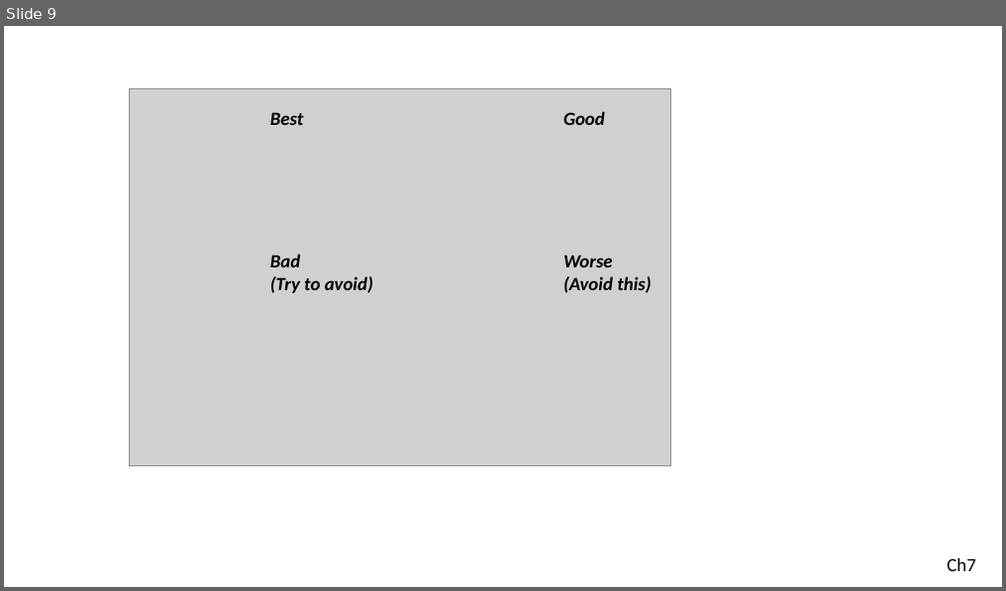
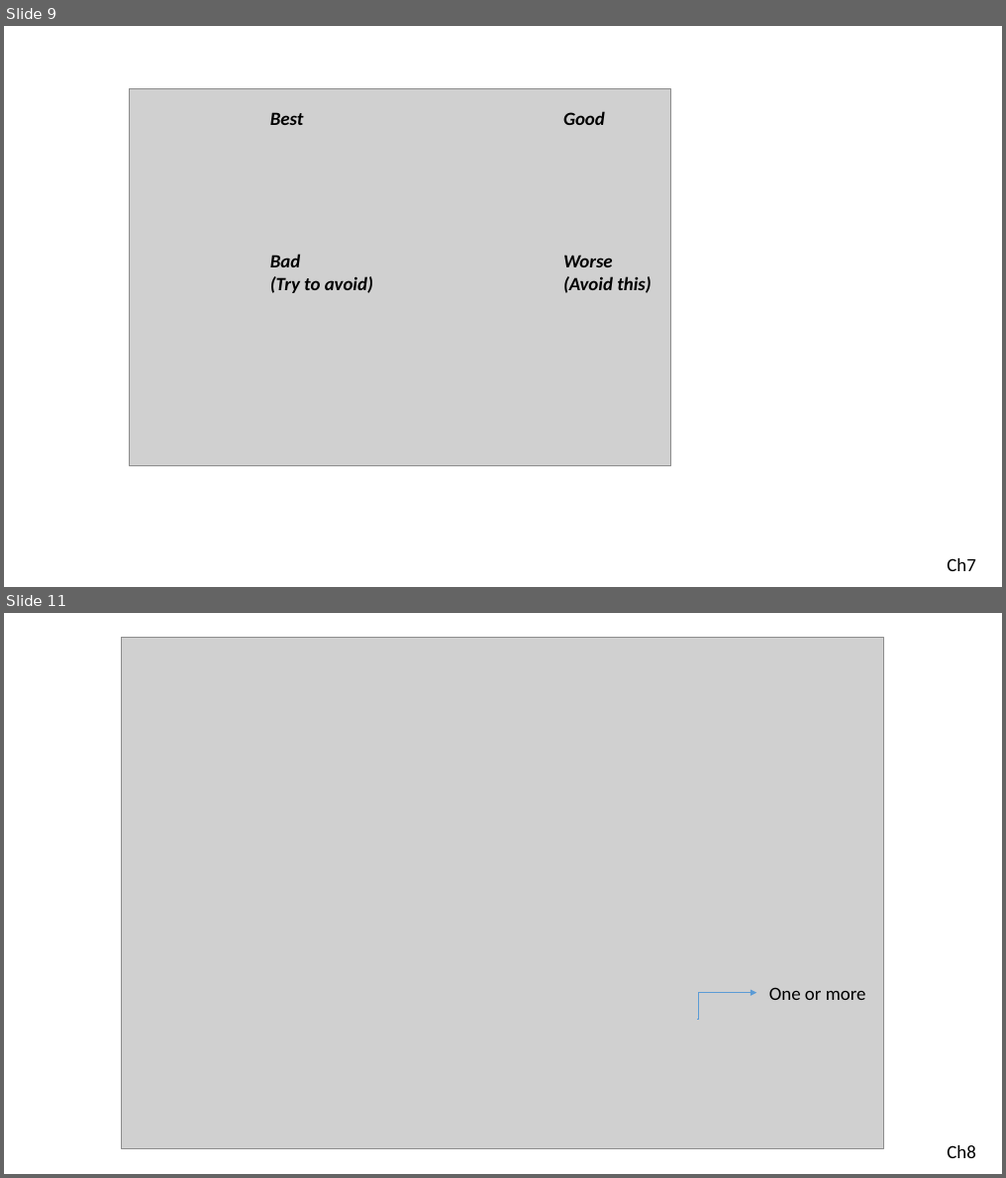
Before and after one commit to serodriguez68/poodr-notes, a slide deck: images_editables/poodr_image_editables.pptx. Shown one above the other, each under a label of ours: slide 9 before the commit, slides 9 and 11 after it; the slides between them are not shown. The pictures are 1006x591 and 1006x1178 pixels, drawn with LibreOffice and Linux fonts; fonts in the diff are those of the drawing; grey boxes stand for pictures. Boxes give left, top, right and bottom in pixels: in the first picture for what was removed or moved away, otherwise in the second. Text is boxed around its words. In the diff, an @@ line names an element or a change of style, - is before the commit and + after.

```diff
--- a/images_editables/poodr_image_editables.pptx
+++ b/images_editables/poodr_image_editables.pptx
@@ slide 11 added at bbox=[4, 613, 1002, 1174], background #FFFFFF @@
@@ picture added at bbox=[122, 637, 884, 1150] @@
@@ elbow arrow added from (697, 1020) to (757, 993), #5B9BD5 0.5 pt @@
@@ text added at bbox=[769, 987, 866, 1000], 18 pt, text #000000 @@
+One or more
@@ text added at bbox=[946, 1146, 976, 1158], 18 pt, text #000000 @@
+Ch8
```
Also in this commit, not shown: 1 other slide added, 3 other files.
